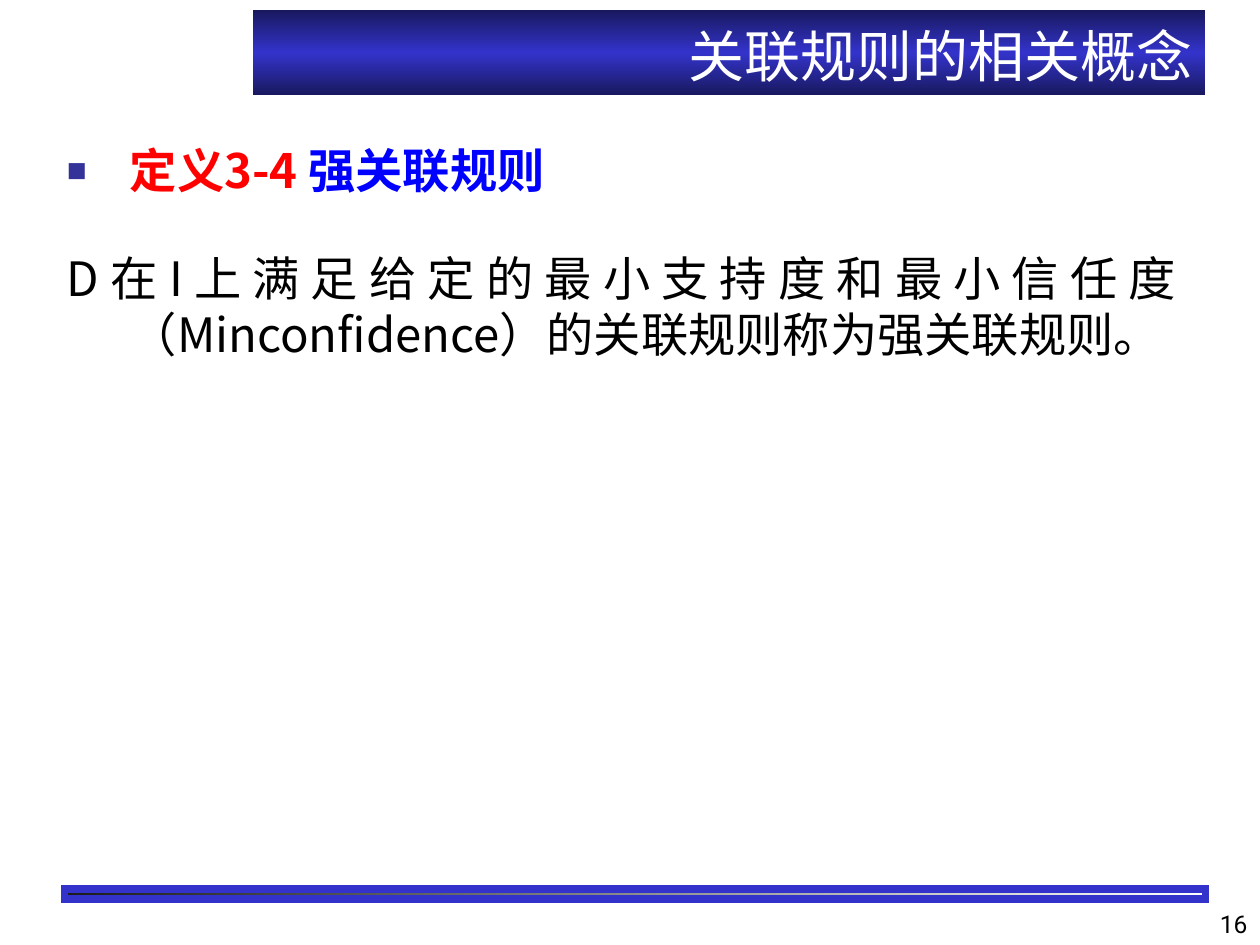
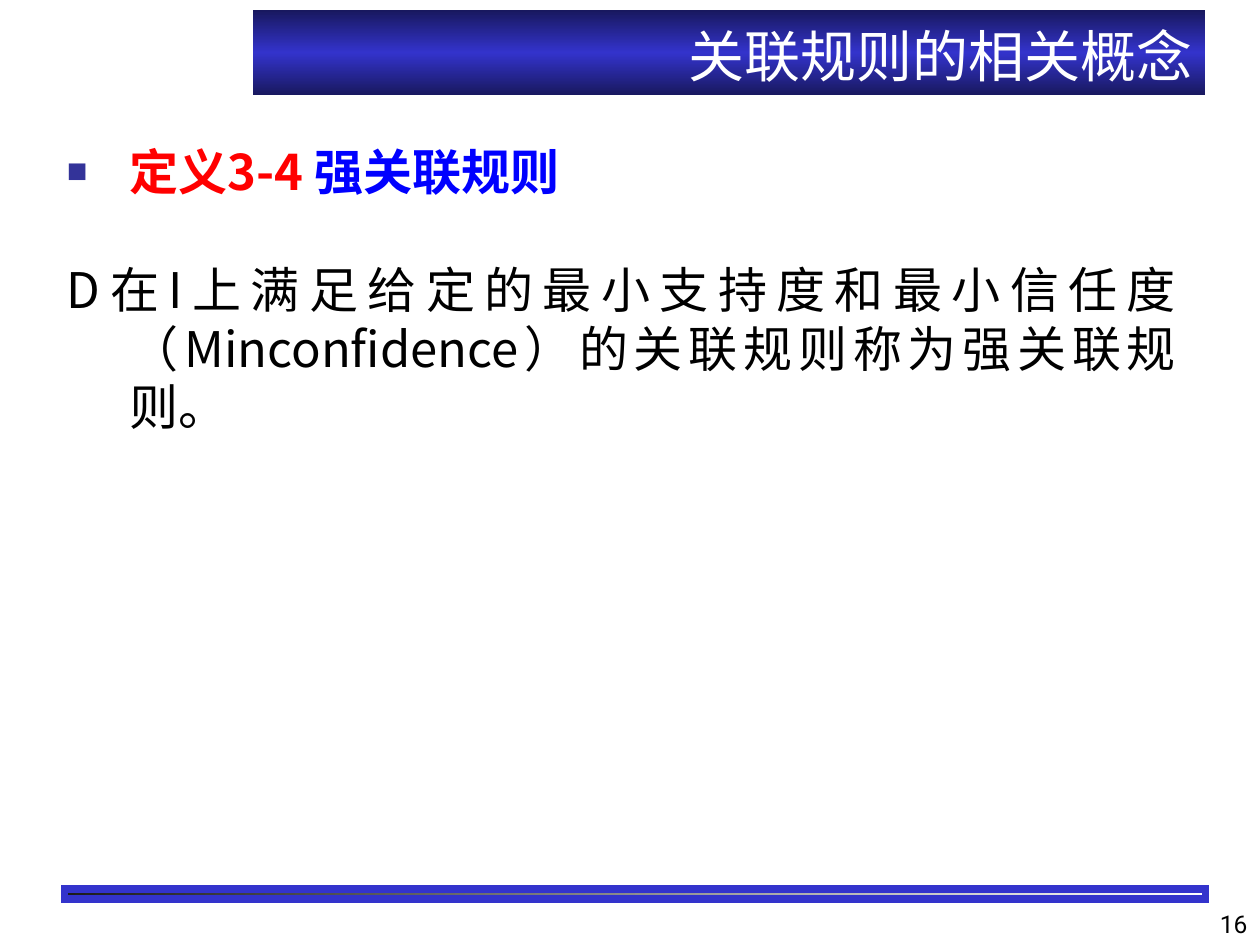
Before and after one commit to shfkuang/shfkuang.github.io, a slide deck: slide 16 of dm/ch3.1.ppt. Drawn at 1260x945 pixels with LibreOffice and Linux fonts; fonts in the diff are those of the drawing; background and template pictures are left out. Boxes give left, top, right and bottom in pixels: in the first picture for what was removed or moved away, otherwise in the second. Text is boxed around its words. In the diff, an @@ line names an element or a change of style, - is before the commit and + after.

```diff
--- a/dm/ch3.1.ppt
+++ b/dm/ch3.1.ppt
@@ text "定义3-4 强关联规则" at [67, 148, 1176, 429]: size 27 to 28 pt @@
```
Also in this commit, not shown: 3 other slides changed, 2 slides added, 4 other files.
